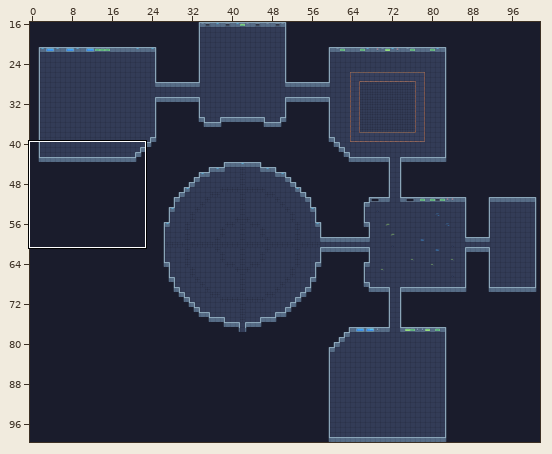
LDtk project, stored at Assets/LDtk/Feature_test.ldtk. The first picture is a wide view before the edit; the outline marks the close-up.
Close-up. As it was:
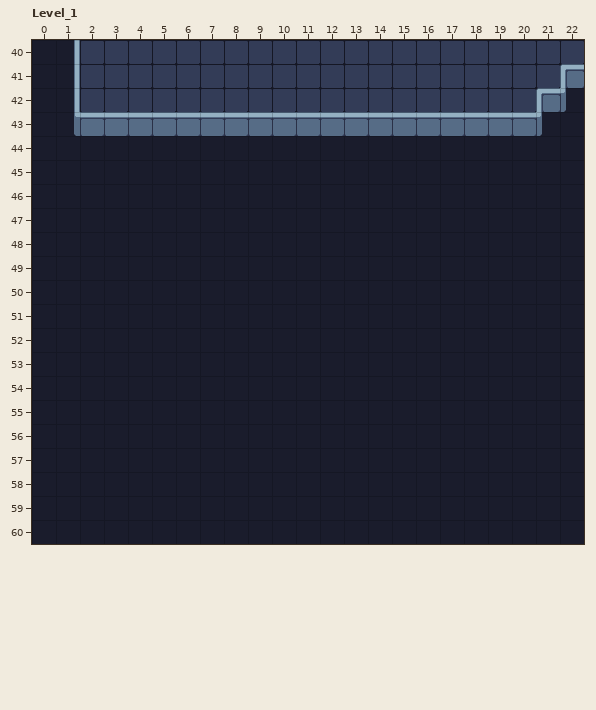
Cells are 32x32 px. Shown: Level_1 x 0..22, y 40..60. The commit also changed other parts of the map, which this record leaves out.
The result:
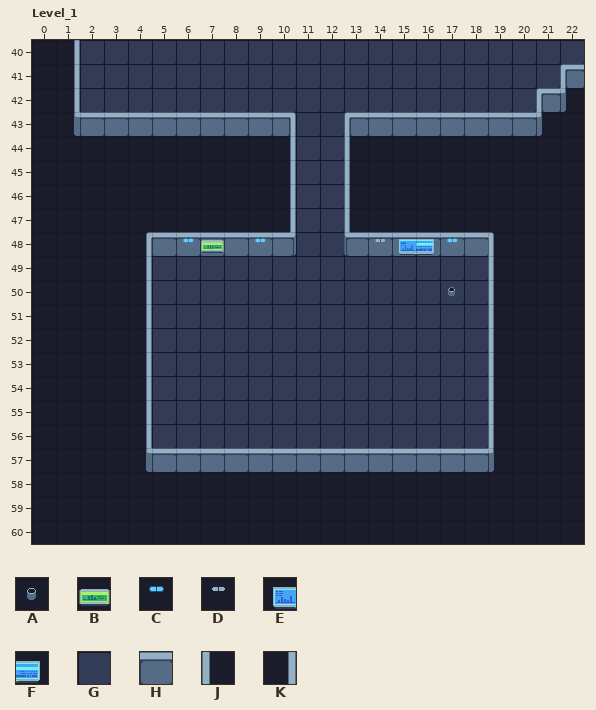
Key: from "Props_and_items_x1": A 0, B 8, C 13, D 14, E 96, F 101; from "Tileset_x1": G 71; from "Wall": H 1 "Wall_Horizontal", J 2 "L_Wall_Vertical", K 3 "R_Wall_Vertical".
_ is an empty cell.
From old to new:
Layer "Floor":
There is now tile G in rows 44 to 48 at x 11 to 12; in rows 49 to 56 at x 5 to 18.
The edit erases tile G in row 43 at x 10.
Layer "Wall":
There is now tile H in row 48 at x 5 to 10 and 13 to 18; in row 57 at x 5 to 18.
There is now tile J in rows 44 to 47 at x 13; in rows 48 to 57 at x 19.
There is now tile K in rows 44 to 47 at x 10; in rows 48 to 57 at x 4.
The edit erases tile H in row 43 at x 11 to 12.
Layer "Props":
There is now tile A in row 50 at x 17.
There is now tile B in row 48 at x 7.
There is now tile C in row 48 at x 6, 9 and 17.
There is now tile D in row 48 at x 14.
There is now tile E in row 48 at x 15.
There is now tile F in row 48 at x 16.
